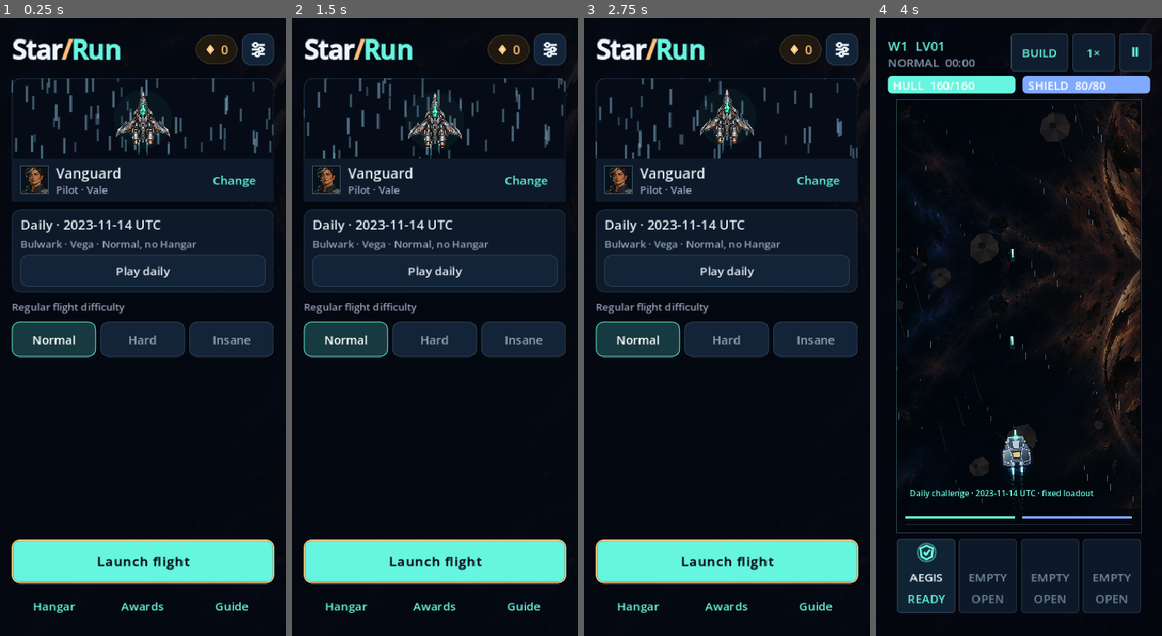
Above: before the commit, frames 1-4 (left to right).
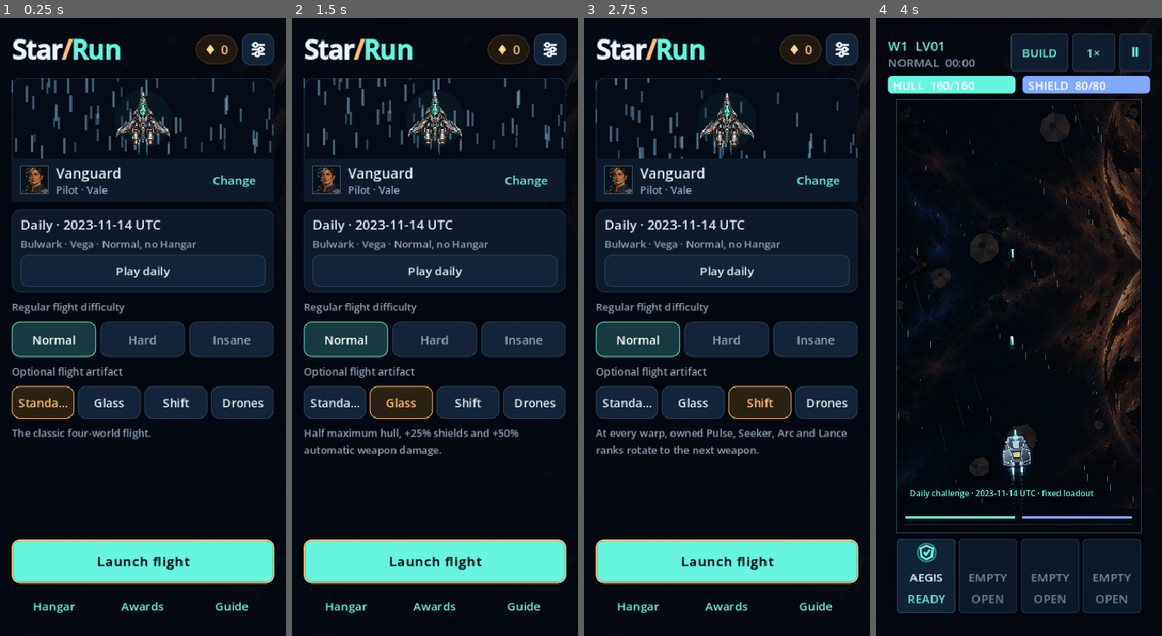
Above: after the commit, the same moments.

Repository: killjoy00/StarRun
Game: Godot game, scene res://scenes/main.tscn
Same seed, same stepped clock (60 frames per second), same inputs: the game is played once before the commit and once after it.
Inputs (mouse positions are in pixels of both pictures, inside the frame that each line leads up to):
- Up to frame 1 (0.25 s): no input
- Up to frame 2 (1.5 s): click (334, 401) at 0.5 s, where only the run after the commit has a clickable "Standard"; click (400, 401) at 1.25 s, where only the run after the commit has a clickable "Glass"
- Up to frame 3 (2.75 s): click (761, 401) at 2 s, where only the run after the commit has a clickable "Shift"
- Up to frame 4 (4 s): click (1119, 401) at 2.75 s, where only the run after the commit has a clickable "Drones"; click "Play daily" at 3.5 s

The runs differ from the first frame. In frame 1, 5.3% of the frame differs, in the area x 4-96%, y 56-69%; in frame 2, 7.8%, in the area x 4-96%, y 9-71%; in frame 3, 7.8%; in frame 4, less than 0.1%.

Commit message:
Wire roguelike variations to loadout, draft, intermission and results UI

Diff:
--- a/scripts/icon_badge.gd
+++ b/scripts/icon_badge.gd
@@ -4,7 +4,7 @@
 const CYAN := Color("66f5df")
 const AMBER := Color("ffc078")
 const VIOLET := Color("b3a3ff")
-const TRACK_ICONS := {"beam_plating": "armor", "shield_restart" …(445 unchanged characters)…
+const TRACK_ICONS := {"piercing_pulse":"pulse", "split_seeker":"seeker", "arc_reactor":"arc", "beam_plating": "armor", "shield_restart" …(445 unchanged characters)…
 var icon_id := "pulse"
 
 func _ready() -> void:
--- a/scripts/main.gd
+++ b/scripts/main.gd
@@ -20,7 +20,7 @@
 var sim: RefCounted
 var services := Services.new()
 var sound: Node
-var profile := {"cores": 0, "runs": 0, "hangar": {"hull": 0, …(207 unchanged characters)… "], "speed": 1.0, "difficulty": "normal"}
+var profile := {"cores": 0, "runs": 0, "hangar": {"hull": 0, …(207 unchanged characters)… "], "speed": 1.0, "difficulty": "normal", "artifact":"standard"}
 var mode := "menu"
 var accumulator := 0.0
 var visual_time := 0.0
@@ -131,6 +131,8 @@
 	if not profile.get("pilot", "rookie") in profile.pilots_owned:
 		profile.pilot = "rookie"
 	Progress.prepare(profile)
+	if str(Catalog.artifact(str(profile.get("artifact","standard"))).id) != str(profile.get("artifact","standard")):
+		profile.artifact = "standard"
 	game_speed = float(profile.get("speed", 1.0))
 	if game_speed not in speed_options:
 		game_speed = 1.0
@@ -1014,6 +1016,17 @@
 		segment.tooltip_text = _difficulty_text(str(id))
 		segment.pressed.connect(_set_difficulty.bind(str(id)))
 		segments.add_child(segment)
+	# Optional run-rule variants stay separate from the shared Daily flight.
+	Kit.label(body, "Optional flight artifact", 14, Kit.MUTED)
+	var artifact_row := HBoxContainer.new()
+	artifact_row.add_theme_constant_override("separation", 5)
+	body.add_child(artifact_row)
+	for option in [{"id":"standard","short":"Standard"},{"id":"glass_fleet","short":"Glass"},{"id":"arsenal_roulette","short":"Shift"},{"id":"drone_armada","short":"Drones"}]:
+		var selected: bool = str(profile.get("artifact","standard")) == str(option.id)
+		var artifact_button := _ui_button(artifact_row, str(option.short), _set_artifact.bind(str(option.id)), "amber" if selected else "secondary", 44, true)
+		artifact_button.name = "Artifact" + str(option.id).to_pascal_case()
+		artifact_button.tooltip_text = str(Catalog.artifact(str(option.id)).description)
+	Kit.label(body, str(Catalog.artifact(str(profile.get("artifact","standard"))).description), 14, Kit.MUTED, true)
 	# A short navigation rail stays above the thumb-reachable primary action.
 	var saved: Dictionary = services.read_save(Services.RUN)
 	var row := HBoxContainer.new()
@@ -1121,6 +1134,13 @@
 		var status_text := "UNLOCKED  ·  %s" % str(unlocked.get(id,"")) if is_unlocked else ("%d / %d" % [done, int(item.target)])
 		_info_card(view.body, ("%s  ·  %s" % [str(item.name), str(item.category)]) if is_unlocked else str(item.name), "%s\n%s" % [str(item.description), status_text], Kit.AMBER if is_unlocked else Kit.MUTED)
 	_focus(_ui_button(view.footer, "Back to Star/Run", _show_menu, "primary", 54, true))
+
+func _set_artifact(id: String) -> void:
+	if str(Catalog.artifact(id).id) != id:
+		return
+	profile.artifact = id
+	_save_profile()
+	_show_menu()
 
 func _set_difficulty(id: String) -> void:
 	if id in Catalog.DIFFICULTIES and id != str(profile.get("difficulty", "normal")):
@@ -1554,13 +1574,16 @@
 	var fusion: String = sim.fusion_target(id) if tag == "ABILITY" and not banish_mode else ""
 	var fused: Dictionary = sim.fusion_spec(fusion)
 	var accent := Kit.CYAN
-	var type_text := "Active" if tag == "ABILITY" else ("Auto weapon" if tag == "WEAPON" else "Passive")
+	var type_text := "Active" if tag == "ABILITY" else ("Auto weapon" if tag == "WEAPON" else ("Mutation" if tag == "MUTATION" else "Passive"))
 	var tag_text := ""
 	if not fusion.is_empty():
 		accent = Kit.VIOLET
 		tag_text = "Active  ·  fusion"
 	elif is_new_ability:
 		tag_text = "Active  ·  new slot %d/4" % (sim.active_slots.size() + 1)
+	elif tag == "MUTATION":
+		accent = Kit.VIOLET
+		tag_text = "RARE WEAPON MUTATION · one per run"
 	elif id == "core_cache":
 		accent = Kit.AMBER
 		tag_text = "Cores"
@@ -1677,6 +1700,15 @@
 	var body: VBoxContainer = view.body
 	_page_header(view.top, "%s  ·  Pilot %s" % [_name_part(Catalog.ship(sim.ship_id).name, 0), _name_part(Catalog.pilot(sim.pilot_id).name, 0)], "Build")
 	_tiles(body, [["Hull", "%d/%d" % [sim.hull, sim.max_hull], Kit.CYAN], ["Shield", "%d/%d" % [sim.shield, sim.max_shield], Color("9fcbff")], ["Level", str(sim.level)]])
+	if sim.artifact_id != "standard":
+		var rule: Dictionary = Catalog.artifact(sim.artifact_id)
+		_info_card(body, "Artifact: " + str(rule.name), str(rule.description), Kit.VIOLET)
+	if not sim.mutations.is_empty():
+		_section(body, "Mutated weapons")
+		for mutation_id in sim.mutations:
+			var mutation: Dictionary = Catalog.mutation(str(mutation_id))
+			if not mutation.is_empty():
+				_info_card(body, str(mutation.name), str(mutation.description), Kit.VIOLET)
 	_section(body, "Active abilities")
 	for slot in range(Catalog.ACTIVE_SLOTS):
 		var panel := PanelContainer.new()
@@ -1839,11 +1871,12 @@
 	mode = "prototype"
 	_save_run()
 	var view := _page(0.95, true, 540.0)
-	_page_header(view.top, "Between stages  ·  step 1 of 2", "Pick a prototype")
-	Kit.label(view.top, "You keep it for the rest of the run. Every prototype has a cost.", 16, Kit.MUTED, true)
+	_page_header(view.top, "Between stages  ·  step 1 of 2", "Prototype or black market")
+	Kit.label(view.top, "Install a prototype or accept an illegal weapon modification. You only get one; a black-market trade permanently sacrifices ship capacity.", 16, Kit.MUTED, true)
 	for i in range(sim.prototype_offers.size()):
 		var spec: Dictionary = sim.prototype_spec(str(sim.prototype_offers[i]))
-		var card := _tap_card(view.body, _choose_prototype.bind(i), Kit.CYAN)
+		var illegal: bool = str(spec.role) == "ILLEGAL TRADE"
+		var card := _tap_card(view.body, _choose_prototype.bind(i), Kit.AMBER if illegal else Kit.CYAN)
 		card_buttons.append(card.button)
 		var head := HBoxContainer.new()
 		head.add_theme_constant_override("separation", 8)
@@ -1851,7 +1884,7 @@
 		card.content.add_child(head)
 		var title := Kit.label(head, str(spec.name), 19, Color.WHITE, true)
 		title.add_theme_font_override("font", Kit.font(0, 0.45))
-		_chip(head, str(spec.role).capitalize(), Kit.MUTED)
+		_chip(head, "BLACK MARKET" if illegal else str(spec.role).capitalize(), Kit.AMBER if illegal else Kit.MUTED)
 		_gain_cost(card.content, str(spec.benefit), str(spec.cost))
 	_ui_button(view.bottom, "Save and quit to title", _show_menu, "ghost", 44)
 	var skip_button := _ui_button(reading_footer, "Skip prototype · +%d Cores" % Simulation.PROTOTYPE_SKIP_CORES, _skip_prototype, "secondary", 54, true)
@@ -1969,6 +2002,10 @@
 	for id in sim.prototypes:
 		var spec: Dictionary = sim.prototype_spec(str(id))
 		build_lines.append(str(spec.name) + ": " + str(spec.benefit))
+	if sim.artifact_id != "standard":
+		build_lines.append("Artifact: " + str(Catalog.artifact(sim.artifact_id).name))
+	for id in sim.mutations:
+		build_lines.append("Mutation: " + str(Catalog.mutation(str(id)).name))
 	_info_card(body, "What you built", "\n".join(build_lines) if not build_lines.is_empty() else "No fusions, pairs or prototypes this time.", Kit.CYAN)
 	if sim.bounty_earned > 0:
 		_info_card(body, "Bounty contracts", "%d base cores from bounty runs." % sim.bounty_earned, Kit.AMBER)
@@ -2007,7 +2044,7 @@
 	result_earned_cores = -1
 	result_awards.clear()
 	_save_profile()
-	sim = Simulation.new(61000 + int(profile.runs) * 7919, profile.hangar, profile.ship, profile.pilot, str(profile.get("difficulty", "normal")))
+	sim = Simulation.new(61000 + int(profile.runs) * 7919, profile.hangar, profile.ship, profile.pilot, str(profile.get("difficulty", "normal")), str(profile.get("artifact", "standard")))
 	_start_flight()
 
 func _new_daily_run() -> void:
@@ -2089,7 +2126,7 @@
 	for id in sim.active_slots:
 		previous_ready[id] = sim.cooldowns[id] <= 0
 	last_sector = _sector_name(sim.time)
-	banner_text = "Daily challenge · %s UTC · fixed loadout" % sim.daily_day if not sim.daily_day.is_empty() else "Time your abilities. Survive four stages."
+	banner_text = "Daily challenge · %s UTC · fixed loadout" % sim.daily_day if not sim.daily_day.is_empty() else ("ARTIFACT · " + str(Catalog.artifact(sim.artifact_id).name).to_upper() if sim.artifact_id != "standard" else "Time your abilities. Survive four stages.")
 	banner_clock = 5.0
 	sound.play("start")
 	_save_run()
Not shown, added: docs/ROGUELIKE_VARIATION.md
